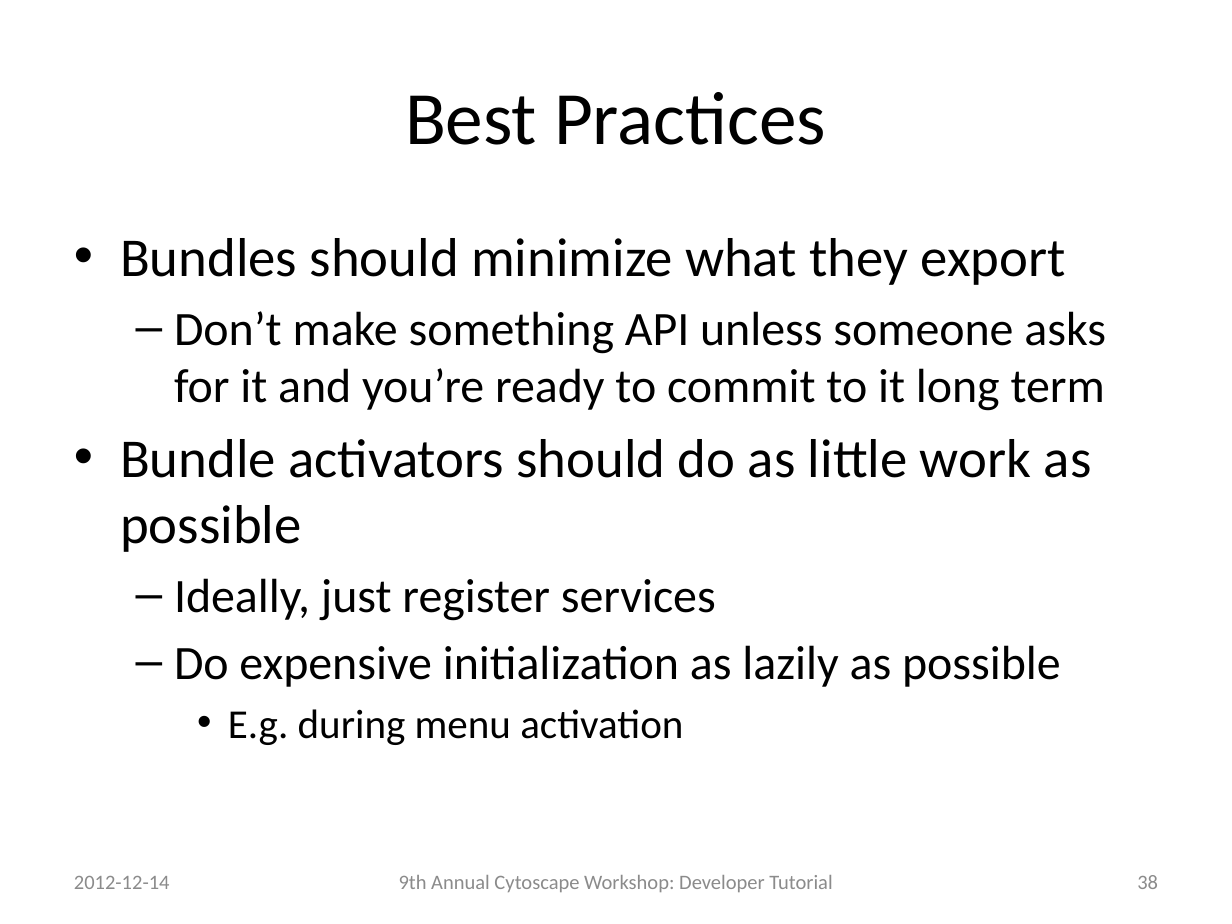
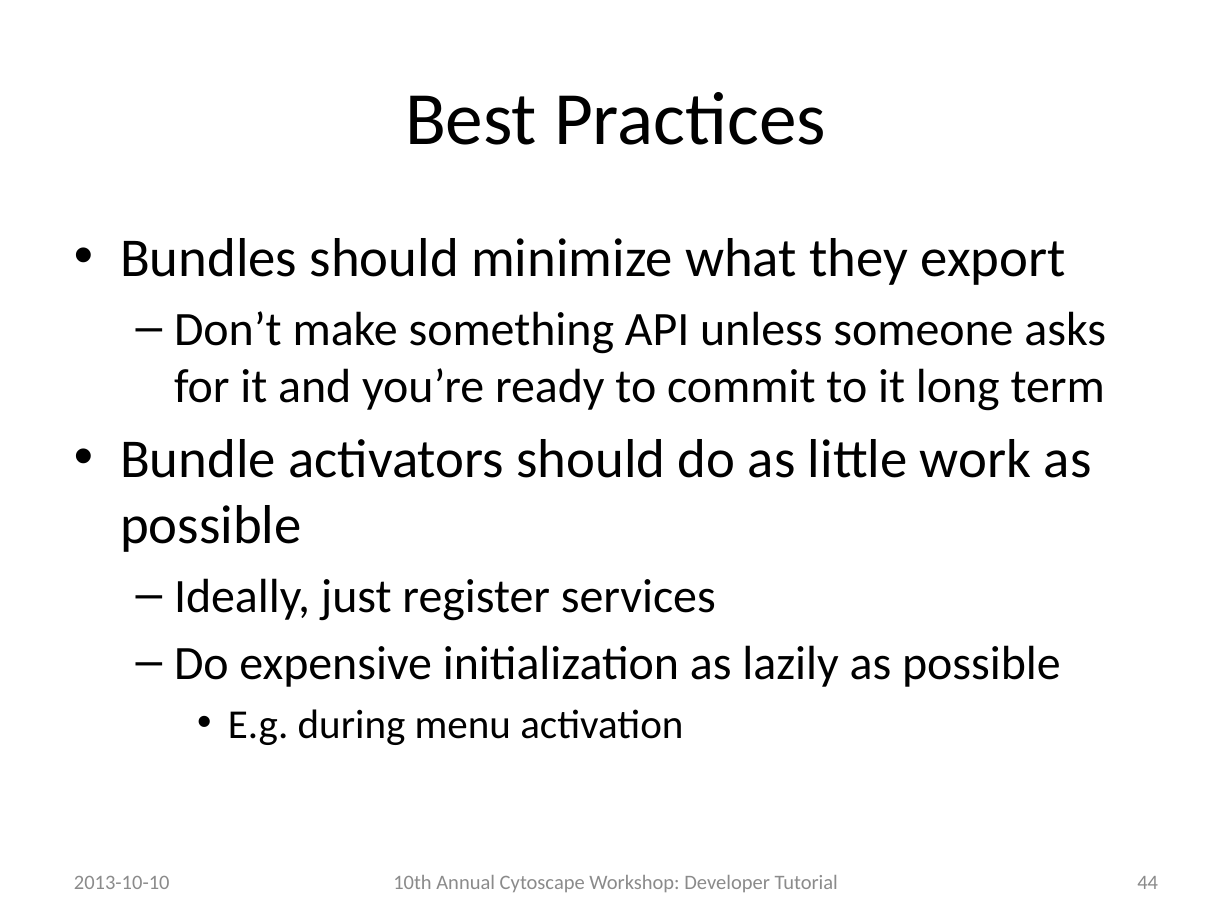
Before and after one commit to jrrmzz/cy3-dev-tutorial, a slide deck: slide 44 of slides.pptx (slide 38 before the commit). Drawn at 1232x924 pixels with LibreOffice and Linux fonts; fonts in the diff are those of the drawing. Boxes give left, top, right and bottom in pixels: in the first picture for what was removed or moved away, otherwise in the second. Text is boxed around its words. In the diff, an @@ line names an element or a change of style, - is before the commit and + after.

Commit message:
Updated tutorial materials for 2013 workshop/retreat

```diff
--- a/slides.pptx
+++ b/slides.pptx
@@ text at bbox=[74, 876, 170, 889]: text changed @@
-2012-12-14
+2013-10-10
@@ text at bbox=[393, 875, 838, 892]: text changed @@
-9th Annual Cytoscape Workshop: Developer Tutorial
+10th Annual Cytoscape Workshop: Developer Tutorial
@@ page number at bbox=[1137, 876, 1158, 889]: text changed @@
-38
+44
```
Also in this commit, not shown: 38 other slides changed, 6 slides added, 2 other files.
